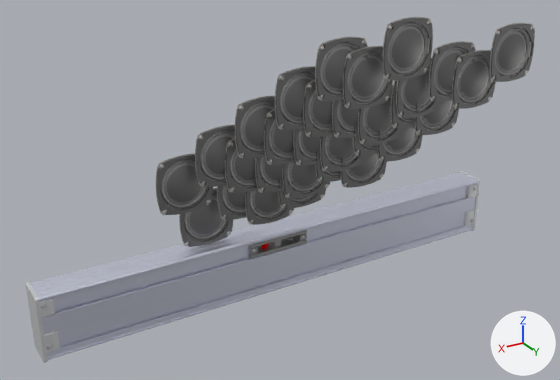
The glTF model assets/models/decor/decorC1.glb, before and after one commit.
Before and after are seen from a 50 mm camera at (0.685, 1.131, 0.696) aimed at (0.044, 0.062, 0.162). Every picture has the same lights, and +X, +Y and +Z are marked at lower right. Where no turn or scale is listed for an object, it has been applied to the vertices.
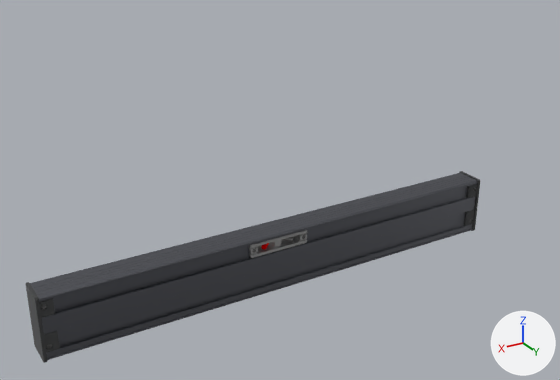
Commit message: fixed colours

What differs and where, as boxes [x1, y1, x2, y2] in the pictures (560 x 380 px):
'housing', recoloured
    both: [30, 173, 478, 360]
'wfr 1.028', deleted
    before: [382, 17, 433, 80]
'wfr 1.003', deleted
    before: [156, 153, 213, 215]
'wfr 1.022', deleted
    before: [343, 46, 393, 109]
'wfr 1.030', deleted
    before: [490, 23, 535, 82]
'wfr 1.027', deleted
    before: [315, 37, 368, 101]
'wfr 1.024', deleted
    before: [452, 50, 496, 109]
'wfr 1.021', deleted
    before: [275, 66, 320, 130]
'wfr 1.009', deleted
    before: [195, 125, 244, 187]
'wfr 1.015', deleted
    before: [235, 96, 282, 159]
'wfr 1.001', deleted
    before: [179, 188, 233, 247]
'wfr 1.029', deleted
    before: [429, 41, 476, 101]
'wfr 1.026', deleted
    before: [396, 57, 441, 117]
'wfr 1.020', deleted
    before: [358, 85, 403, 145]
'Right end cap', recoloured, surface changed
    both: [25, 282, 60, 363]
'wfr 1.016', deleted
    before: [303, 80, 334, 137]
'wfr 1.010', deleted
    before: [264, 109, 296, 165]
'wfr 1.008', deleted
    before: [282, 162, 330, 198]
'wfr 1.004', deleted
    before: [225, 138, 258, 193]
'wfr 1.002', deleted
    before: [245, 190, 294, 225]
'wfr 1.014', deleted
    before: [320, 135, 367, 172]
'wfr 1.018', deleted
    before: [414, 99, 459, 135]
'wfr 1.012', deleted
    before: [377, 127, 423, 161]
'wfr 1.006', deleted
    before: [340, 154, 387, 188]
'wfr 1.025', deleted
    before: [332, 100, 373, 138]
'wfr 1.007', deleted
    before: [217, 185, 262, 220]
'wfr 1.013', deleted
    before: [255, 157, 299, 193]
'wfr 1.019', deleted
    before: [293, 128, 336, 165]
'wfr 1.005', deleted
    before: [278, 177, 326, 209]
'wfr 1.023', deleted
    before: [390, 80, 429, 128]
'left end cap', recoloured, surface changed
    both: [459, 171, 480, 231]
'wfr 1.011', deleted
    before: [315, 149, 356, 182]
'wfr 1.017', deleted
    before: [353, 122, 392, 155]
'Squishy?', recoloured, surface changed
    both: [467, 175, 478, 229]

Patch to the scene script:
```diff
--- a/assets/models/decor/decorC1.glb.py
+++ b/assets/models/decor/decorC1.glb.py
@@ mat_opaque_202_209_238 @@
 mat_opaque_202_209_238 = principled_material('Opaque(202,209,238)')
-mat_opaque_202_209_238.base_color = (0.792, 0.82, 0.933)  # white #e6eaf7
+mat_opaque_202_209_238.base_color = (0.154, 0.159, 0.179)  # grey #6d6f75
 mat_opaque_202_209_238.metallic = 1.0
@@ mat_opaque_229_234_237 @@
 mat_opaque_229_234_237 = principled_material('Opaque(229,234,237)')
-mat_opaque_229_234_237.base_color = (0.898, 0.918, 0.929)  # white #f3f6f7
+mat_opaque_229_234_237.base_color = (0.17, 0.173, 0.175)  # grey #737374
 mat_opaque_229_234_237.metallic = 1.0
-mat_opaque_229_234_237.roughness = 0.553
+mat_opaque_229_234_237.roughness = 1.0
@@ mat_opaque_100_100_100 @@
 mat_opaque_100_100_100 = principled_material('Opaque(100,100,100)')
-mat_opaque_100_100_100.base_color = (0.392, 0.392, 0.392)  # grey #a8a8a8
+mat_opaque_100_100_100.base_color = (0.0914, 0.0914, 0.0914)  # dark grey #555555
 mat_opaque_100_100_100.metallic = 1.0
@@ ob_wfr_1_001 @@
-ob_wfr_1_001 = bpy.data.objects.new('wfr 1.001', me_body1_029)
@@ ob_wfr_1_002 @@
-ob_wfr_1_002 = bpy.data.objects.new('wfr 1.002', me_body1_029)
@@ ob_wfr_1_003 @@
-ob_wfr_1_003 = bpy.data.objects.new('wfr 1.003', me_body1_029)
@@ ob_wfr_1_004 @@
-ob_wfr_1_004 = bpy.data.objects.new('wfr 1.004', me_body1_029)
@@ ob_wfr_1_005 @@
-ob_wfr_1_005 = bpy.data.objects.new('wfr 1.005', me_body1_029)
@@ ob_wfr_1_006 @@
-ob_wfr_1_006 = bpy.data.objects.new('wfr 1.006', me_body1_029)
@@ ob_wfr_1_007 @@
-ob_wfr_1_007 = bpy.data.objects.new('wfr 1.007', me_body1_029)
@@ ob_wfr_1_008 @@
-ob_wfr_1_008 = bpy.data.objects.new('wfr 1.008', me_body1_029)
@@ ob_wfr_1_009 @@
-ob_wfr_1_009 = bpy.data.objects.new('wfr 1.009', me_body1_029)
@@ ob_wfr_1_010 @@
-ob_wfr_1_010 = bpy.data.objects.new('wfr 1.010', me_body1_029)
@@ ob_wfr_1_011 @@
-ob_wfr_1_011 = bpy.data.objects.new('wfr 1.011', me_body1_029)
@@ ob_wfr_1_012 @@
-ob_wfr_1_012 = bpy.data.objects.new('wfr 1.012', me_body1_029)
@@ ob_wfr_1_013 @@
-ob_wfr_1_013 = bpy.data.objects.new('wfr 1.013', me_body1_029)
@@ ob_wfr_1_014 @@
-ob_wfr_1_014 = bpy.data.objects.new('wfr 1.014', me_body1_029)
@@ ob_wfr_1_015 @@
-ob_wfr_1_015 = bpy.data.objects.new('wfr 1.015', me_body1_029)
@@ ob_wfr_1_016 @@
-ob_wfr_1_016 = bpy.data.objects.new('wfr 1.016', me_body1_029)
@@ ob_wfr_1_017 @@
-ob_wfr_1_017 = bpy.data.objects.new('wfr 1.017', me_body1_029)
@@ ob_wfr_1_018 @@
-ob_wfr_1_018 = bpy.data.objects.new('wfr 1.018', me_body1_029)
@@ ob_wfr_1_019 @@
-ob_wfr_1_019 = bpy.data.objects.new('wfr 1.019', me_body1_029)
@@ ob_wfr_1_020 @@
-ob_wfr_1_020 = bpy.data.objects.new('wfr 1.020', me_body1_029)
@@ ob_wfr_1_021 @@
-ob_wfr_1_021 = bpy.data.objects.new('wfr 1.021', me_body1_029)
@@ ob_wfr_1_022 @@
-ob_wfr_1_022 = bpy.data.objects.new('wfr 1.022', me_body1_029)
@@ ob_wfr_1_023 @@
-ob_wfr_1_023 = bpy.data.objects.new('wfr 1.023', me_body1_029)
@@ ob_wfr_1_024 @@
-ob_wfr_1_024 = bpy.data.objects.new('wfr 1.024', me_body1_029)
@@ ob_wfr_1_025 @@
-ob_wfr_1_025 = bpy.data.objects.new('wfr 1.025', me_body1_029)
@@ ob_wfr_1_026 @@
-ob_wfr_1_026 = bpy.data.objects.new('wfr 1.026', me_body1_029)
@@ ob_wfr_1_027 @@
-ob_wfr_1_027 = bpy.data.objects.new('wfr 1.027', me_body1_029)
@@ ob_wfr_1_028 @@
-ob_wfr_1_028 = bpy.data.objects.new('wfr 1.028', me_body1_029)
@@ ob_wfr_1_029 @@
-ob_wfr_1_029 = bpy.data.objects.new('wfr 1.029', me_body1_029)
@@ ob_wfr_1_030 @@
-ob_wfr_1_030 = bpy.data.objects.new('wfr 1.030', me_body1_029)
```
